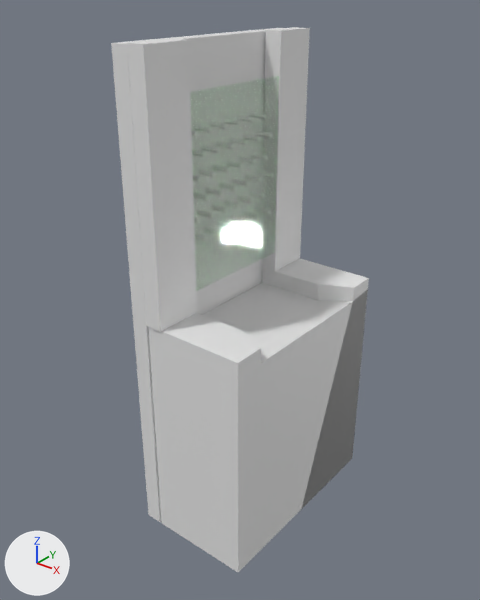
Renders of the glTF model Assets/Models/coin_pusher.glb from each side of a commit.
Both versions are drawn from a camera (50 mm lens) standing at (0.722, -1.338, 1.525) and looking at (-0.319, -0.037, 0.718). Lighting does not change. The marker at lower left points along +X, +Y and +Z. Where no turn or scale is listed for an object, it has been applied to the vertices. Vertices at the same position are counted once.

In view in the first picture: 'Base'.
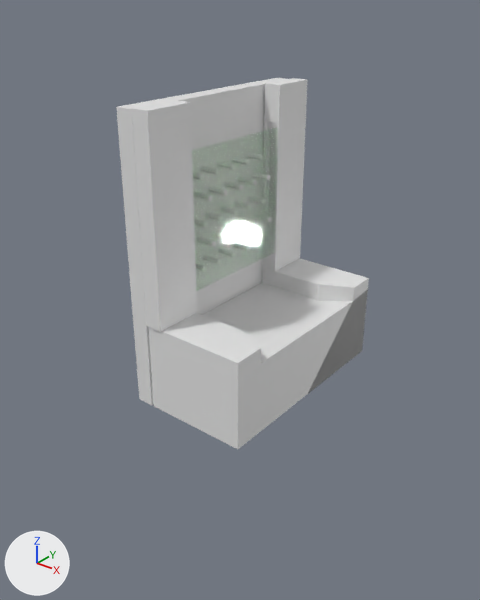
Pixel boxes (x1, y1, x2, y2) of what changed, in the pictures (480 x 600 px; the box of a moved part takes in the faces that stretch with it):
'Base', reshaped (32% shorter): before (111, 27, 369, 572); after (116, 78, 369, 449)
part 1 of me_cube_002, added: after (192, 127, 278, 291)
part 2 of me_cube_002, moved or reshaped: before (111, 27, 362, 572); after (116, 78, 362, 449)

The change in detail:
me_cube_002 is used by ob_base; location (-0.092, 0.0, 0.986).
me_cube_002 had 57 vertices, 97 faces and spanned x -0.365..-0.015, y -0.315..0.309, z -0.933..0.415.
me_cube_002 now has 73 vertices, 129 faces and spans x -0.365..-0.015, y -0.315..0.309, z -0.511..0.28.
me_cube_002 part 1: a new loose piece, a box spanning x -0.2672..-0.2626, y -0.1771..0.1771, z -0.2009..0.168, in mat_transparent (green #25ff2e).
Part 2, on me_cube_002:
17 vertices are removed from x -0.365..-0.015, y -0.309..0.309, z -0.933..0.302.
45 faces are deleted.
8 vertices in x -0.309..-0.26, y -0.315..0.309, z 0.415 move by (0.0, 0.0, -0.135).
4 vertices in x -0.365..-0.316, y -0.309..0.309, z 0.411 move by (0.0, 0.0, -0.134).
17 vertices are added at x -0.365..-0.015, y -0.309..0.309, z -0.511..0.181.
8 new vertices lie (0.035, 0.0, 0.0) away from vertices in x -0.302, y -0.193..0.191, z -0.163..0.181.
65 new faces join them, mat_base (white #e7e7e7).
